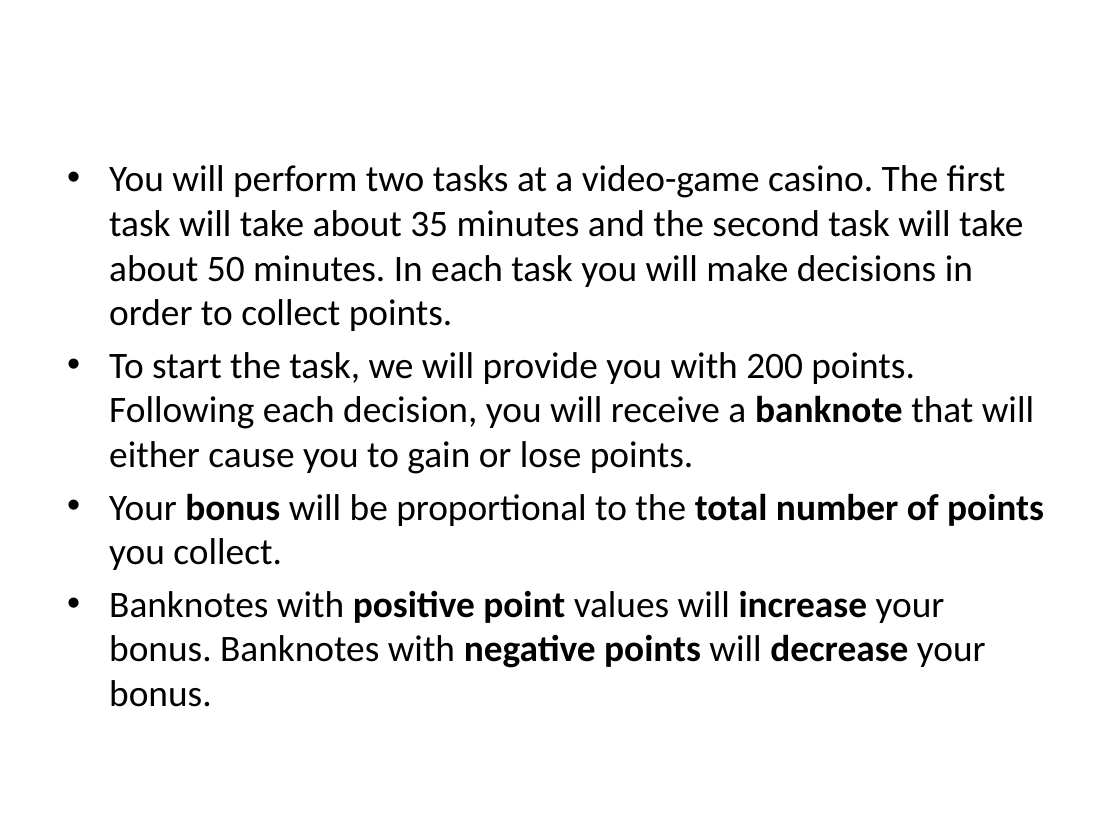
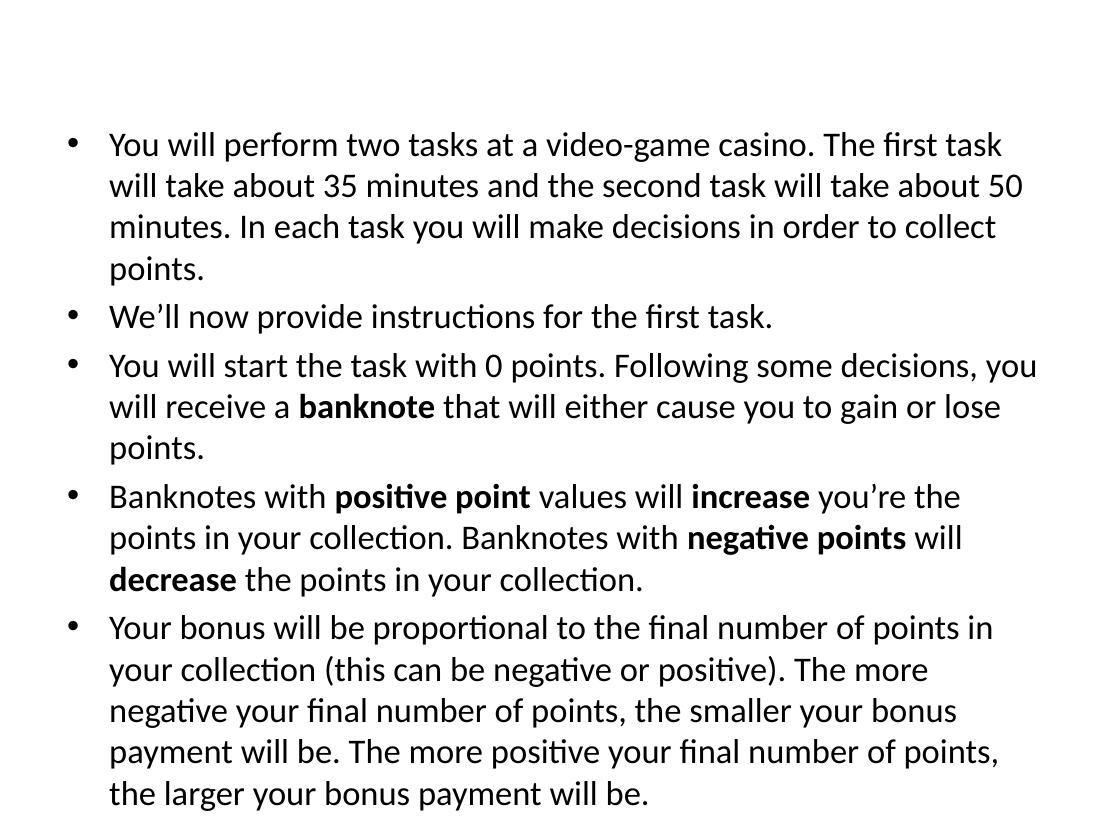
Before and after one commit to evanrussek/uws_jsp, a slide deck: slide 2 of Stimuli/uws_instr_slides.pptx. Drawn at 1120x840 pixels with LibreOffice and Linux fonts; fonts in the diff are those of the drawing. Boxes give left, top, right and bottom in pixels: in the first picture for what was removed or moved away, otherwise in the second. Text is boxed around its words. In the diff, an @@ line names an element or a change of style, - is before the commit and + after.

```diff
--- a/Stimuli/uws_instr_slides.pptx
+++ b/Stimuli/uws_instr_slides.pptx
@@ text "You will perform two tasks ...": place and size @@
-text "You will perform two tasks ..." at [109,165,1044,707]
+text "You will perform two tasks ..." at [109,132,1038,806]
@@ text at [109,132,1023,286]: size 24 to 22.2 pt in "You will perform two tasks at a ..." @@
@@ text at [109,303,1038,806]: text changed; size 24 to 22.2 pt @@
-• To start the task, we will provide you with 200 points. Following each decision, you will receive a banknote that will either cause you to gain or lose points.
-• Your bonus will be proportional to the total number of points you collect.
-• Banknotes with positive point values will increase your bonus. Banknotes with negative points will decrease your bonus.
+• We’ll now provide instructions for the first task.
+• You will start the task with 0 points. Following some decisions, you will receive a banknote that will either cause you to gain or lose points.
+• Banknotes with positive point values will increase you’re the points in your collection. Banknotes with negative points will decrease the points in your collection.
+• Your bonus will be proportional to the final number of points in your collection (this can be negative or positive). The more negative your final number of points, the smaller your bonus payment will be. The more positive your final number of points, the larger your bonus payment will be.
```
Also in this commit, not shown: 8 other slides changed, 13 other files.
